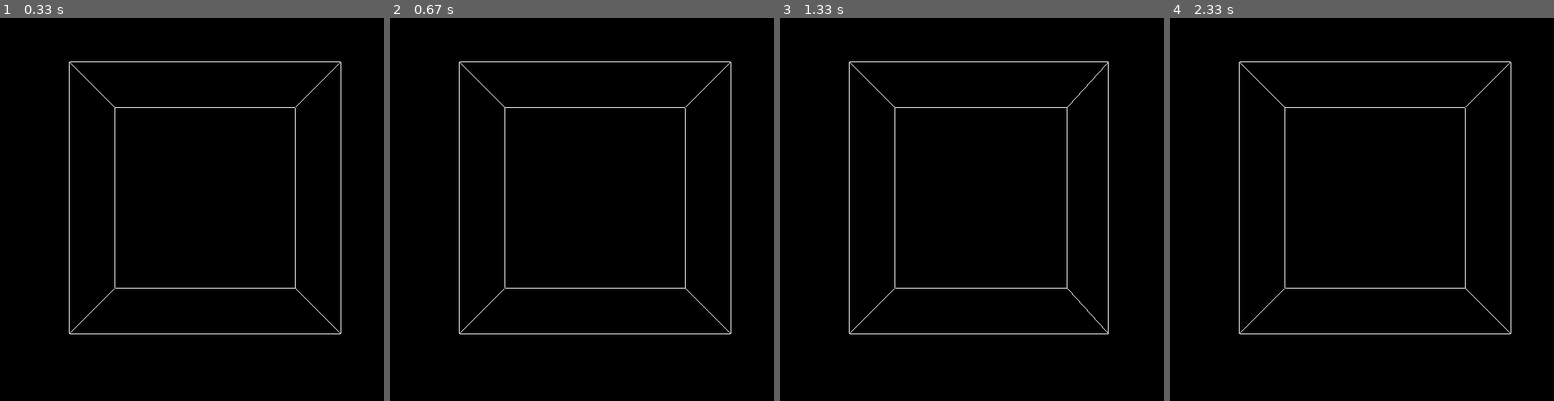
Above: before the commit, frames 1-4 (left to right).
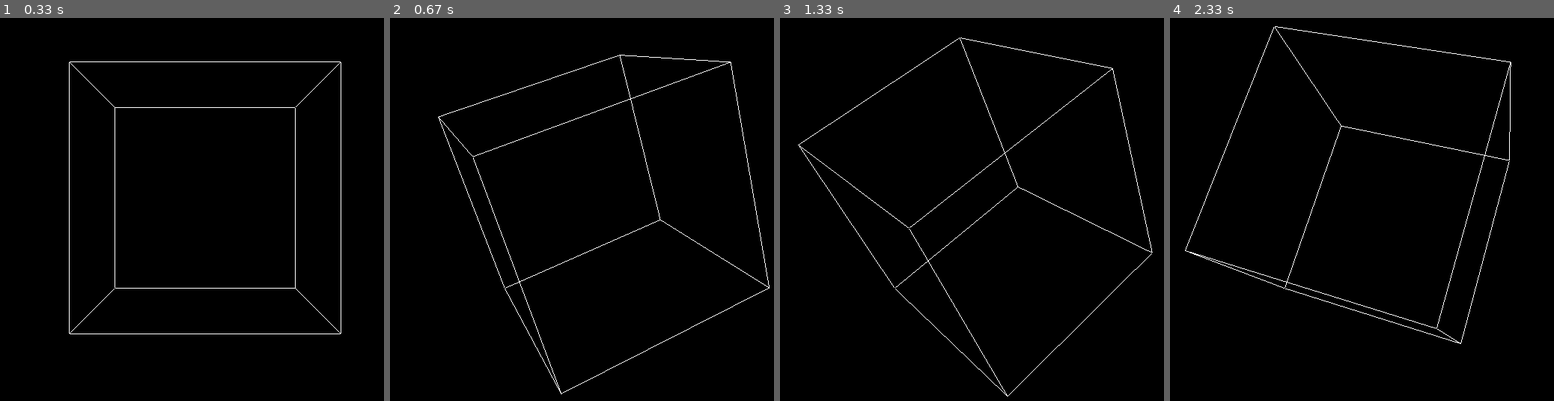
Above: after the commit, the same moments.

Repository: antonioam82/ejercicios-python
Game: pygame game, started from manipulate_cube_rotation.py
Same seed, same stepped clock (60 frames per second), same inputs: the game is played once before the commit and once after it.
Inputs:
- Up to frame 1 (0.33 s): no input
- Up to frame 2 (0.67 s): hold A from 0.33 s (still down)
- Up to frame 3 (1.33 s): release A at 0.87 s; tap I at 0.9 s
- Up to frame 4 (2.33 s): hold A 1.57-1.97 s; tap Y at 1.72 s; hold S from 2 s (still down); tap C at 2.15 s

Frame 1 is identical in both runs. In frame 2, 2.0% of the frame differs, in the area x 12-99%, y 9-99%; in frame 3, 1.9%; in frame 4, 2.0%, in the area x 3-89%, y 2-86%.

Commit message:
Update manipulate_cube_rotation.py

Diff:
--- a/manipulate_cube_rotation.py
+++ b/manipulate_cube_rotation.py
@@ -103,6 +103,7 @@
                     m=0
                 if event.key == pygame.K_c:
                     verts()
+
                 if event.key == pygame.K_r:
                     verticies[0][0] += 0.09
                     verticies[1][0] += 0.09
@@ -134,6 +135,10 @@
                     verticies[5][1] -= 0.09
                     verticies[7][1] -= 0.09
 
+        keys = pygame.key.get_pressed()
+        if keys[pygame.K_a]:
+            glRotatef(1, 1, 1, 1)
+
         glRotatef(m, x, y, z)#(1, 3, 1, 1)
         glClear(GL_COLOR_BUFFER_BIT|GL_DEPTH_BUFFER_BIT)
 
